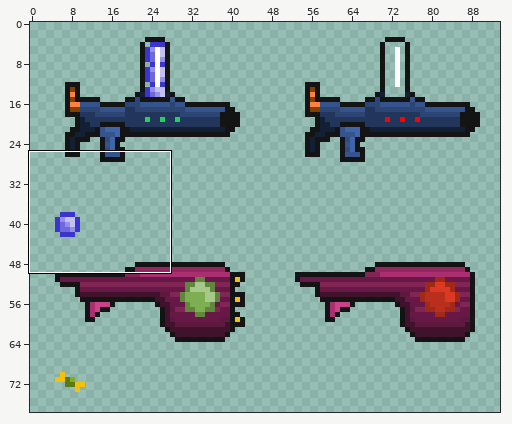
Sprite sheet: resources/res/spritesheets/spritesheet_weapons.png. Above, an overview of the earlier version with the close-up marked.
Close-up. Old version:
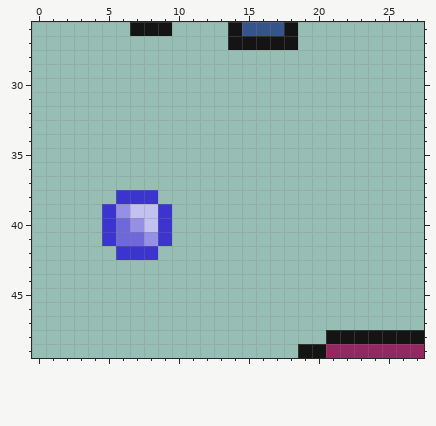
The file is 256x256 pixels. Colours within 5 levels of each other are drawn and written as one. Shown: x 0..27, y 26..49. The wide view leaves out empty margins.
The result:
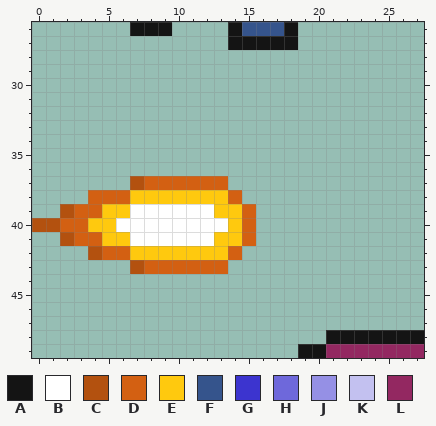
Palette (. is transparent): A #141414  B #ffffff  C #b3510f  D #d36012  E #ffc90e  F #35548c  G #3c34cf  H #6e68db  J #9590e5  K #c3c1f0  L #932861
Difference:
The edit adds colour B in row 39 at x 10 to 12; in row 40 at x 10 to 13; in row 41 at x 10 to 12.
Colour G gives way to colour B in rows 39 to 41 at x 9.
Colour H gives way to colour B in row 40 at x 6; in row 41 at x 7.
Colour J gives way to colour B in row 40 at x 7; in row 41 at x 8.
Colour K gives way to colour B in row 39 at x 7 to 8; in row 40 at x 8.
The edit adds colour C in row 37 at x 7; in row 39 at x 2; in row 40 at x 0 to 1; in row 41 at x 2; in row 42 at x 4; in row 43 at x 7.
The edit adds colour D in row 37 at x 8 to 13; in row 38 at x 4 to 5 and 14; in row 39 at x 3 to 4 and 15; in row 40 at x 2 to 3 and 15; in row 41 at x 3 to 4 and 15; in row 42 at x 5 and 14.
The edit adds colour D in row 43 at x 8 to 13.
Colour G gives way to colour D in row 38 at x 6; in row 42 at x 6.
The edit adds colour E in row 38 at x 9 to 13; in row 39 at x 13 to 14; in row 40 at x 4 and 14; in row 41 at x 13 to 14; in row 42 at x 9 to 13.
Colour G gives way to colour E in row 38 at x 7 to 8; in rows 39 to 41 at x 5; in row 42 at x 7 to 8.
Colour H gives way to colour E in row 41 at x 6.
Colour J gives way to colour E in row 39 at x 6.
Changed places in both close-ups, as pixel boxes (x1, y1, x2, y2):
changed: (32, 176, 256, 274)
